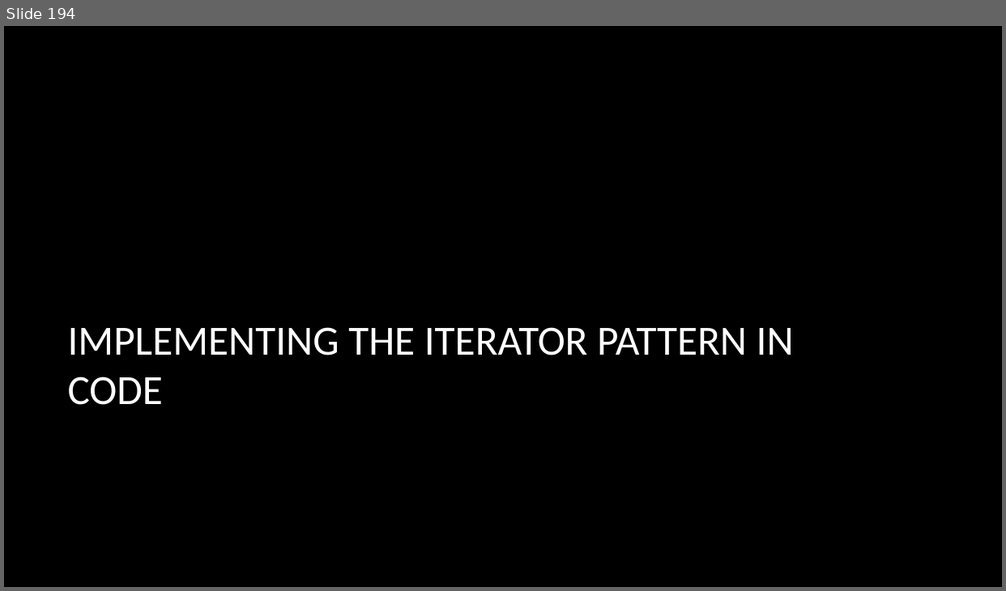
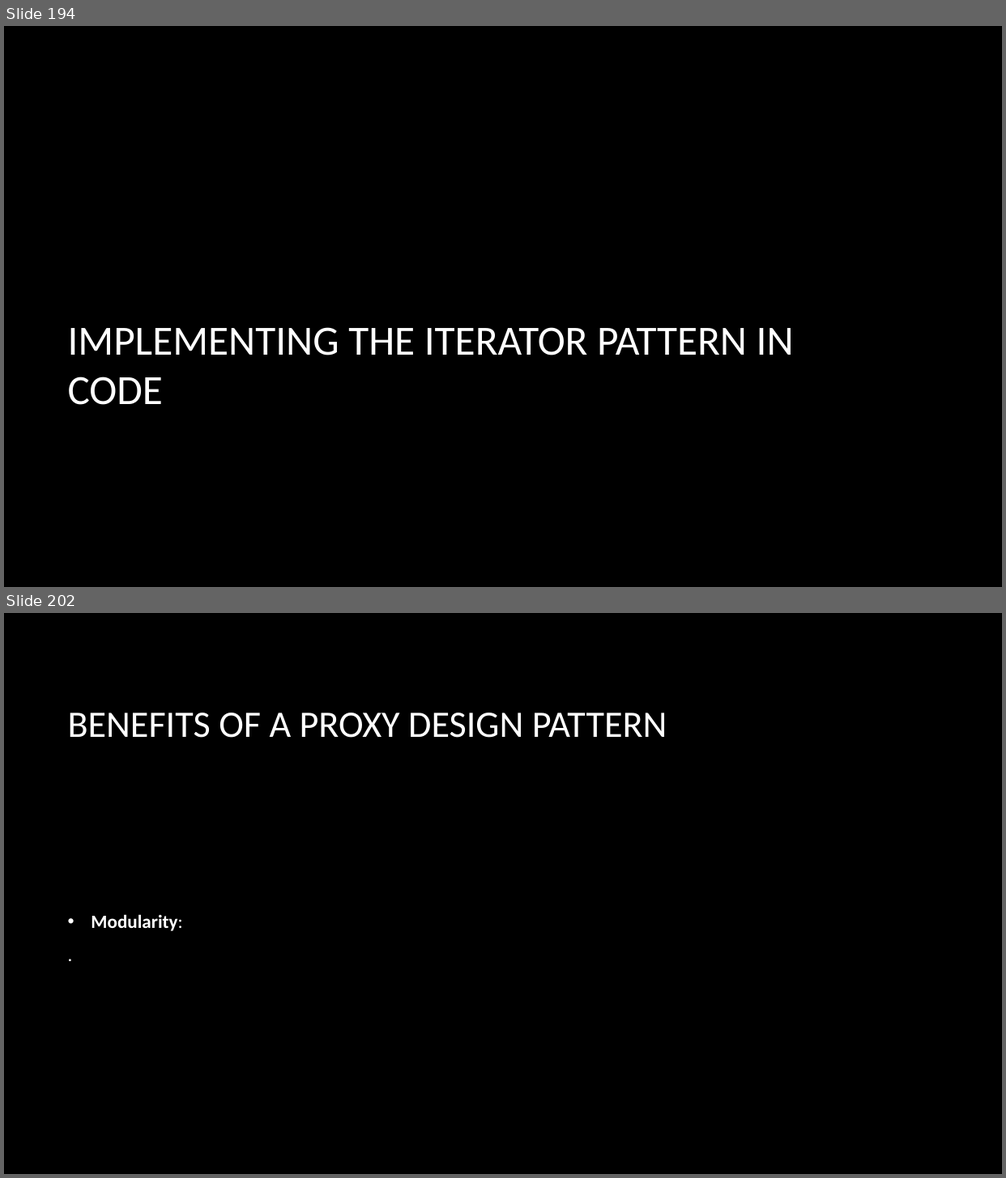
Before and after one commit to dundane/CSC360Demos, a slide deck: CSC360Demo/Design Patterns Slide Show.pptx. Shown one above the other, each under a label of ours: slide 194 before the commit, slides 194 and 202 after it; the slides between them are not shown. The pictures are 1006x591 and 1006x1178 pixels, drawn with LibreOffice and Linux fonts; fonts in the diff are those of the drawing; background and template pictures are left out. Boxes give left, top, right and bottom in pixels: in the first picture for what was removed or moved away, otherwise in the second. Text is boxed around its words. In the diff, an @@ line names an element or a change of style, - is before the commit and + after.

Commit message:
Adding Proxy and Flyweight

```diff
--- a/CSC360Demo/Design Patterns Slide Show.pptx
+++ b/CSC360Demo/Design Patterns Slide Show.pptx
@@ slide 202 added at (4, 613, 1002, 1174), background picture (left out) @@
@@ title added at (68, 713, 667, 738), 36 pt, text #FFFFFF @@
+BENEFITS OF A PROXY DESIGN PATTERN
@@ text added at (91, 914, 182, 931), 18 pt, text #FFFFFF, bold @@
+• Modularity:
+.
```
Also in this commit, not shown: 30 other slides added, 11 other files.
